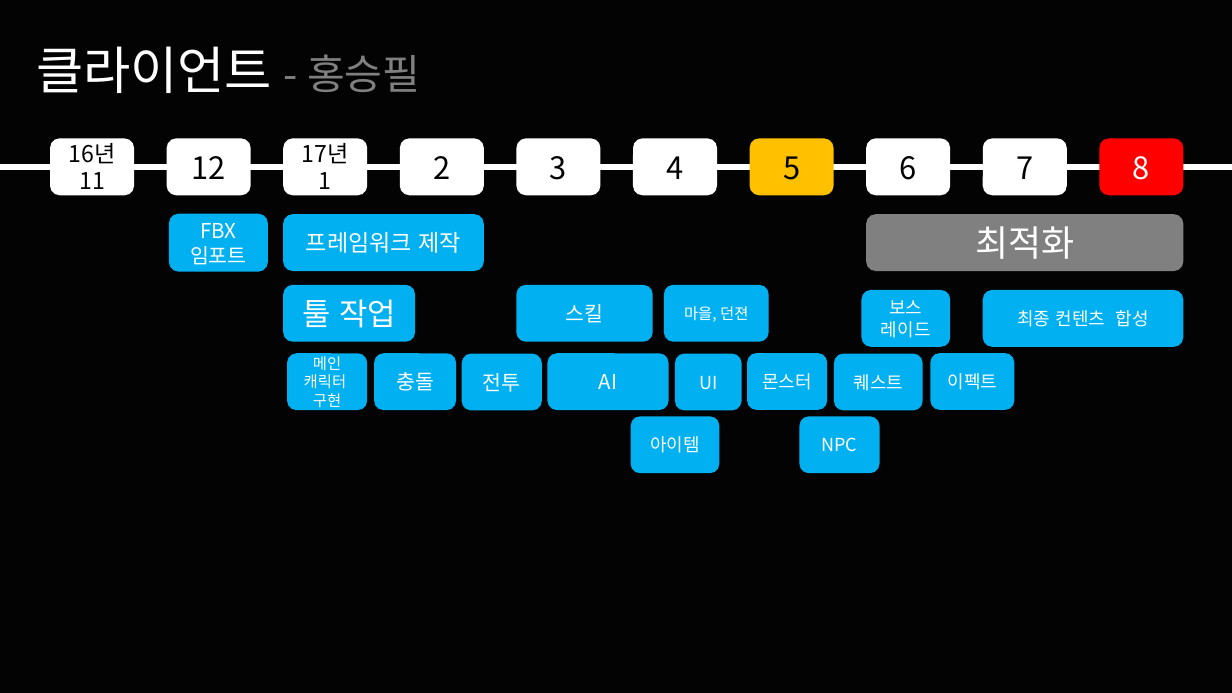
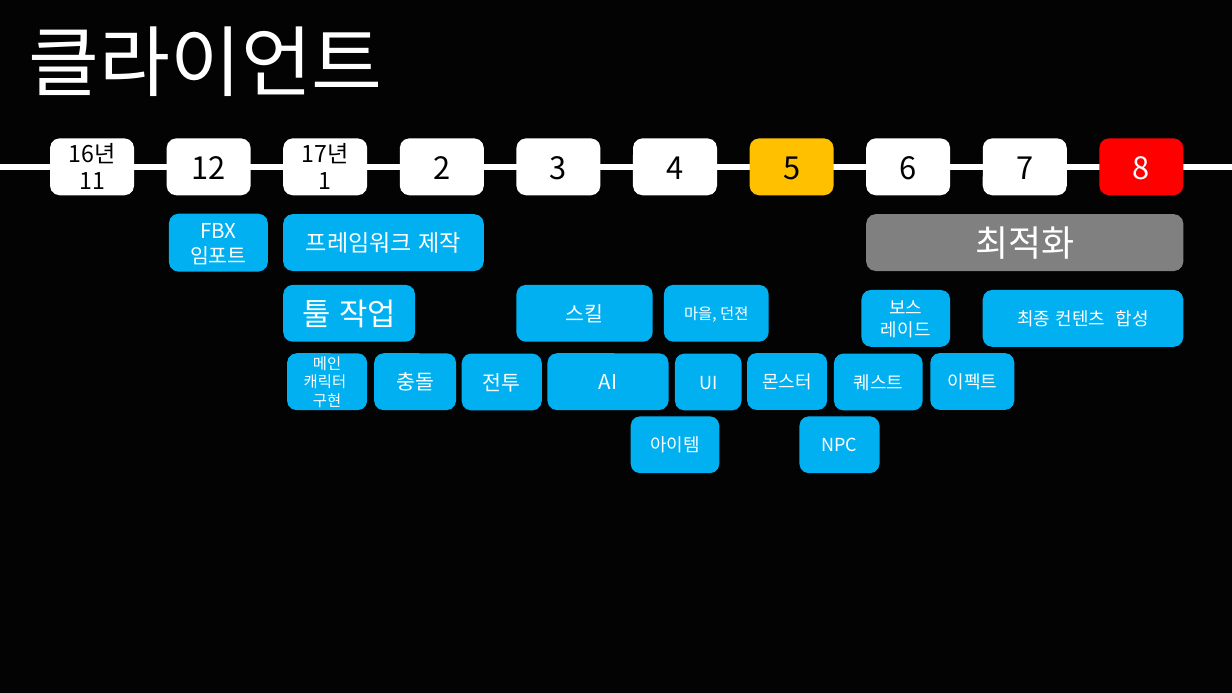
Before and after one commit to korleinster/gamebusdriver, a slide deck: slide 17 of documents/중간발표/노루막이_김형준_신창섭_홍승필_허지훈.pptx (slide 14 before the commit). Drawn at 1232x693 pixels with LibreOffice and Linux fonts; fonts in the diff are those of the drawing; background and template pictures are left out. Boxes give left, top, right and bottom in pixels: in the first picture for what was removed or moved away, otherwise in the second. Text is boxed around its words. In the diff, an @@ line names an element or a change of style, - is before the commit and + after.

```diff
--- a/documents/중간발표/노루막이_김형준_신창섭_홍승필_허지훈.pptx
+++ b/documents/중간발표/노루막이_김형준_신창섭_홍승필_허지훈.pptx
@@ text at [29,26,383,96]: text changed; size 40 to 60 pt @@
-클라이언트 - 홍승필
+클라이언트
```
Also in this commit, not shown: 13 other slides changed, 5 slides added, 1 slide removed, 2 other files.
